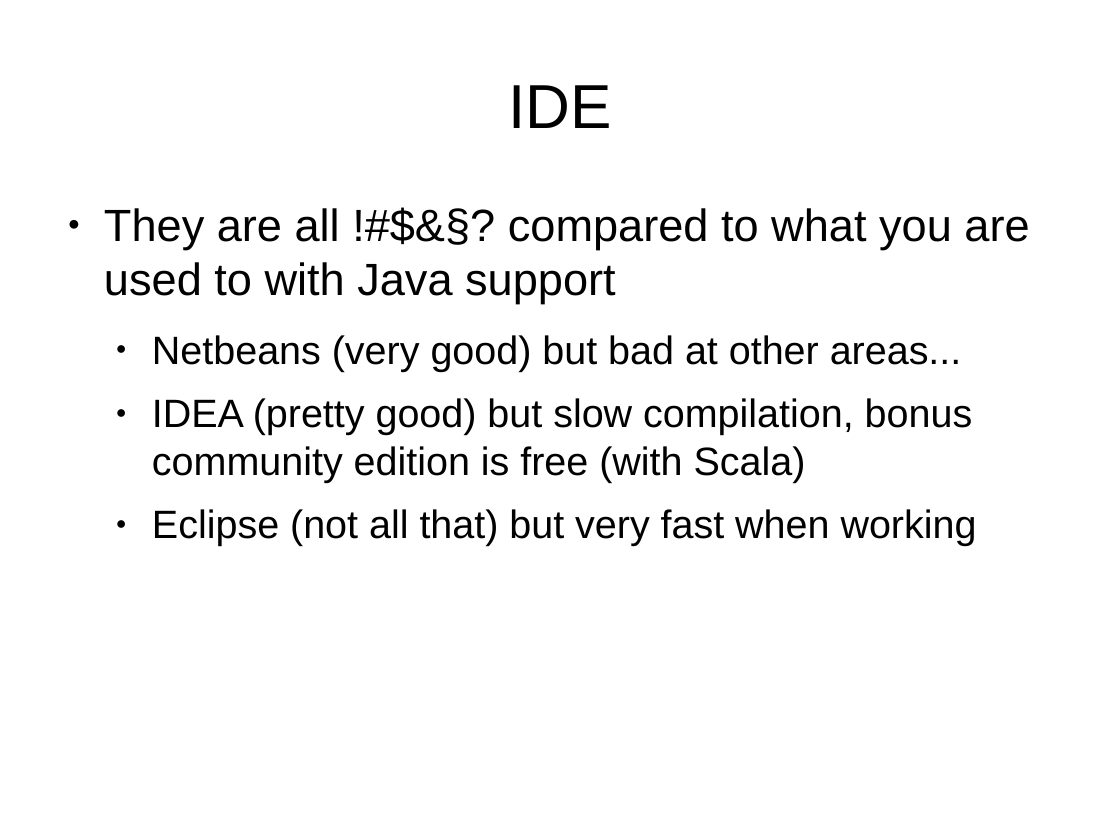
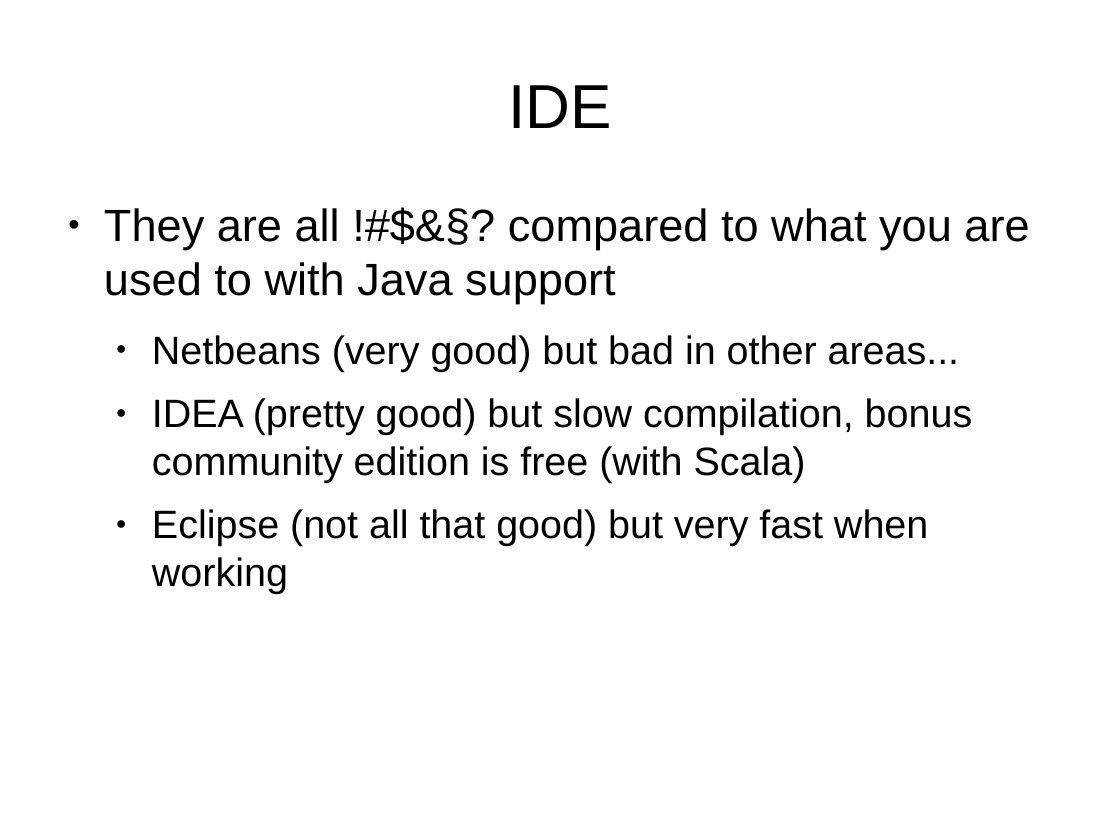
Before and after one commit to javaBin/scala-training-slides, a slide deck: slide 3 of 1.3 - tools_and_repl.odp. Drawn at 1120x840 pixels with LibreOffice and Linux fonts; fonts in the diff are those of the drawing; background and template pictures are left out. Boxes give left, top, right and bottom in pixels: in the first picture for what was removed or moved away, otherwise in the second. Text is boxed around its words. In the diff, an @@ line names an element or a change of style, - is before the commit and + after.

```diff
--- a/1.3 - tools_and_repl.odp
+++ b/1.3 - tools_and_repl.odp
@@ text at [152,335,960,372]: text changed @@
-  ● Netbeans (very good) but bad at other areas...
+  ● Netbeans (very good) but bad in other areas...
@@ text at [152,509,928,594]: text changed @@
-  ● Eclipse (not all that) but very fast when working
+  ● Eclipse (not all that good) but very fast when working
```
Also in this commit, not shown: 7 other files.
